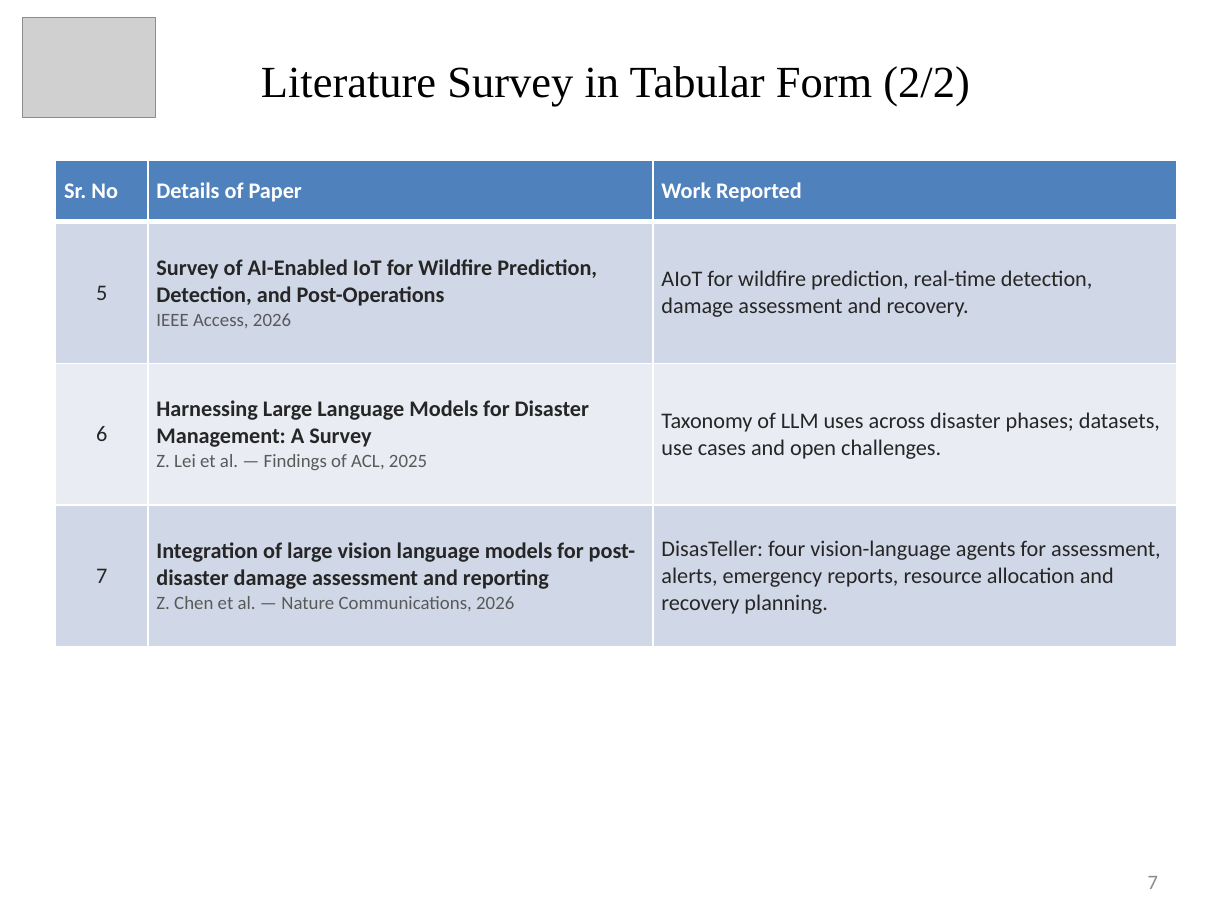
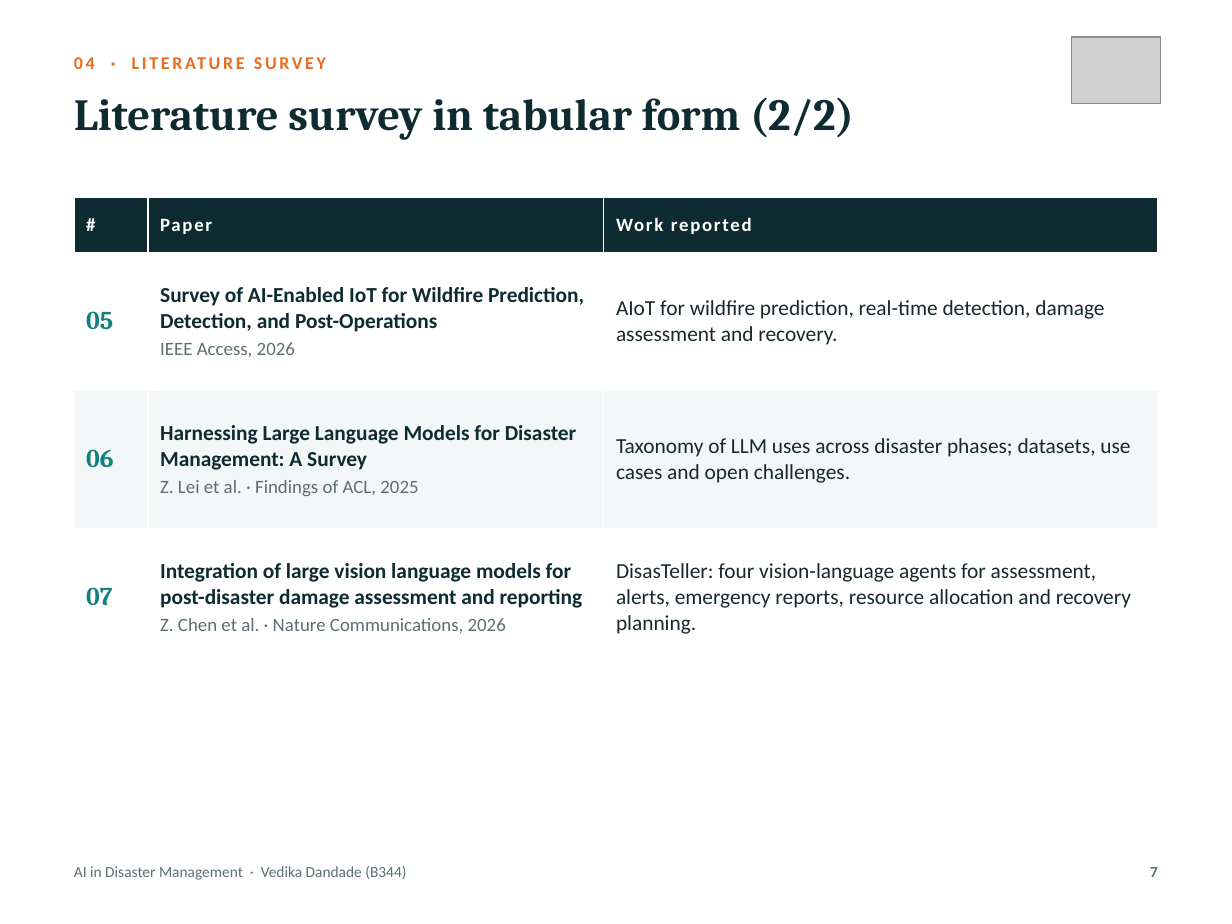
Before and after one commit to UtkarshKale/Cooga, a slide deck: slide 7 of seminar-ppt/Seminar_PPT_AI_Disaster_Management_B344_Vedika_Dandade.pptx. Drawn at 1232x924 pixels with LibreOffice and Linux fonts; fonts in the diff are those of the drawing; grey boxes stand for pictures. Boxes give left, top, right and bottom in pixels: in the first picture for what was removed or moved away, otherwise in the second. Text is boxed around its words. In the diff, an @@ line names an element or a change of style, - is before the commit and + after.

```diff
--- a/seminar-ppt/Seminar_PPT_AI_Disaster_Management_B344_Vedika_Dandade.pptx
+++ b/seminar-ppt/Seminar_PPT_AI_Disaster_Management_B344_Vedika_Dandade.pptx
@@ text added at (74, 52, 1010, 89), 10.5 pt, text #EA6A1E, bold @@
+04 · LITERATURE SURVEY
@@ picture: place and size @@
-picture at (22, 17, 155, 117)
+picture at (1072, 37, 1161, 103)
@@ text "Literature survey in tabular form ..." at (74, 97, 854, 140): vertical alignment middle to top @@
@@ text at (74, 97, 854, 140): text changed; font Times New Roman to Cambria; text colour #000000 to #0E2B31; bold on @@
-Literature Survey in Tabular Form (2/2)
+Literature survey in tabular form (2/2)
@@ table at (74, 197, 1158, 667) @@
-row 1: Sr. No | Details of Paper | Work Reported
+row 1: # | Paper | Work reported
-row 2, column 1: 5
+row 2, column 1: 05
-row 3, column 1: 6
+row 3, column 1: 06
-row 3, column 2: Harnessing Large Language Models for Disaster Management: A Survey / Z. Lei et al. — Findings of ACL, 2025
+row 3, column 2: Harnessing Large Language Models for Disaster Management: A Survey / Z. Lei et al. · Findings of ACL, 2025
-row 4, column 1: 7
+row 4, column 1: 07
-row 4, column 2: Integration of large vision language models for post-disaster damage assessment and reporting / Z. Chen et al. — Nature Communications, 2026
+row 4, column 2: Integration of large vision language models for post-disaster damage assessment and reporting / Z. Chen et al. · Nature Communications, 2026
@@ fill #4F81BD to #0E2B31 in row 1 @@
@@ fill #D0D8E8 to #FFFFFF in 6 cells @@
@@ fill #E9EDF4 to #F3F7F7 in row 3 @@
@@ size 13 to 12.5 pt in "Survey of AI-Enabled IoT for Wildfire Prediction, ...", "AIoT for wildfire prediction, real-time detection, damage ...", "Taxonomy of LLM uses across disaster phases; ...", "DisasTeller: four vision-language agents for assessment, ale ..." @@
@@ text colour #262626 to #0E2B31 in "Survey of AI-Enabled IoT for Wildfire Prediction, ..." @@
@@ text colour #595959 to #5B6E72 in "IEEE Access, 2026" @@
@@ text colour #262626 to #17282C in "AIoT for wildfire prediction, real-time detection, damage ...", "Taxonomy of LLM uses across disaster phases; ...", "DisasTeller: four vision-language agents for assessment, ale ..." @@
@@ more space between paragraphs @@
@@ borders changed @@
@@ table: place and size @@
-table at (55, 160, 1177, 647)
+table at (74, 197, 1158, 667)
@@ text added at (74, 866, 406, 880), 9 pt, text #5B6E72 @@
+AI in Disaster Management · Vedika Dandade (B344)
@@ page number: place and size @@
-page number at (1148, 876, 1158, 889)
+page number at (1150, 867, 1158, 877)
@@ page number at (1150, 867, 1158, 877): size 12 to 9 pt, text colour #8C8C8C to #5B6E72, bold on; vertical alignment middle to top @@
```
Also in this commit, not shown: 17 other slides changed, 7 other files.
